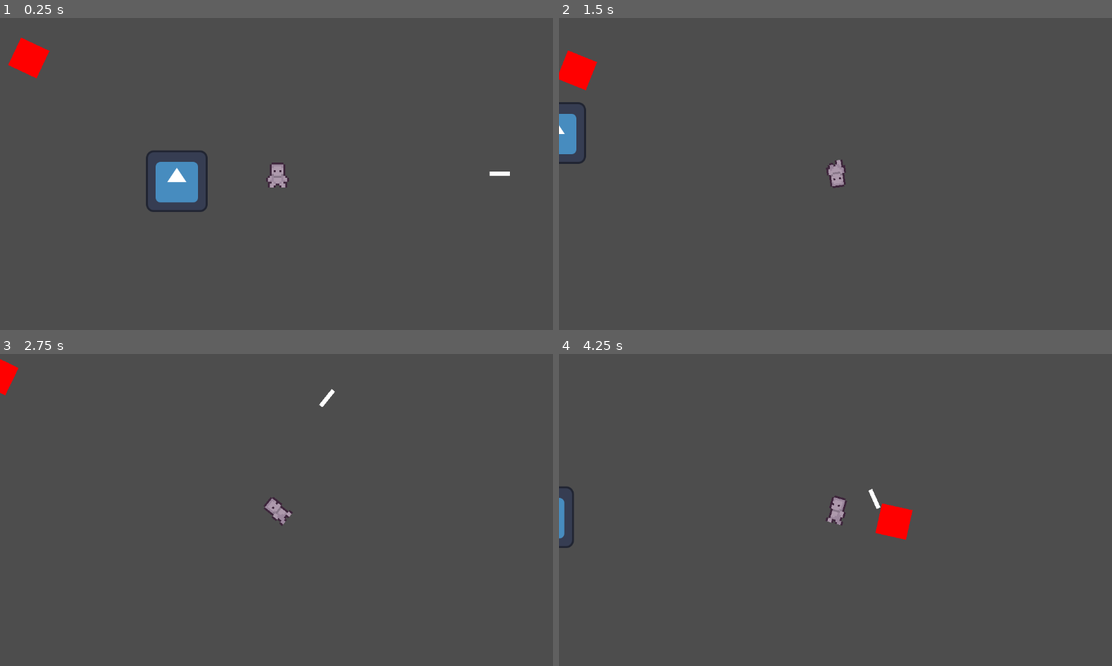
Above: before the commit, frames 1-4 (two rows, left to right).
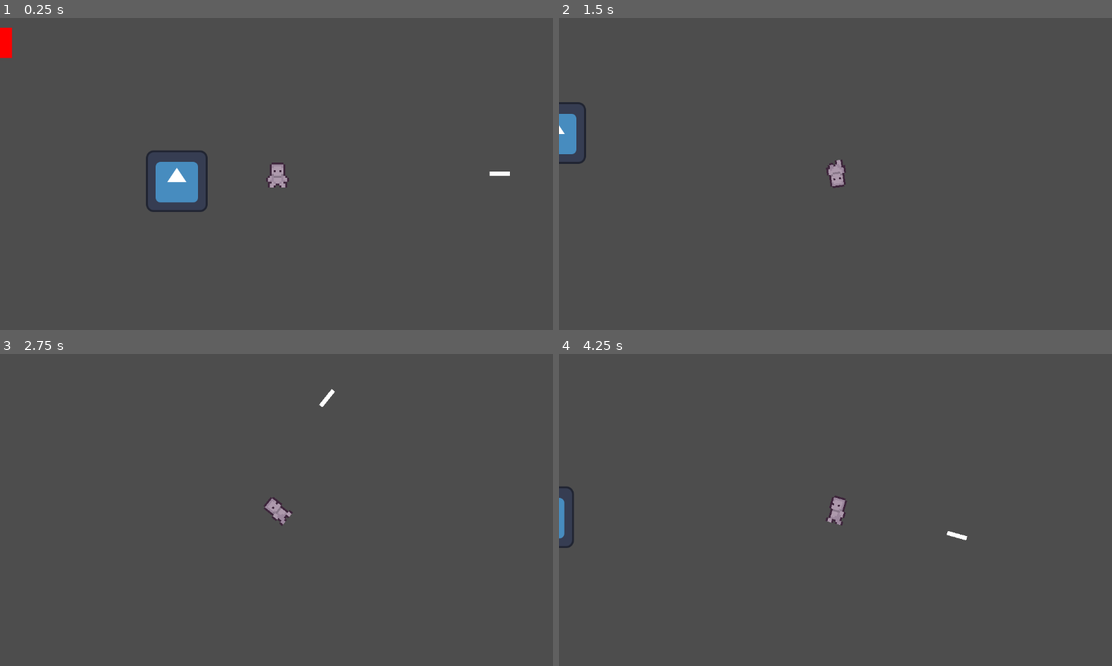
Above: after the commit, the same moments.

Repository: Ron-Sungcang/GameJam-2-2026
Game: Godot game, scene res://scenes/main.tscn
Same seed, same stepped clock (60 frames per second), same inputs: the game is played once before the commit and once after it. The engine's default icon, where the game draws it, is replaced by a stand-in: a white triangle on a blue panel in a dark square.
Inputs (mouse positions are in pixels of both pictures, inside the frame that each line leads up to):
- Up to frame 1 (0.25 s): no input
- Up to frame 2 (1.5 s): move the mouse to (957, 158) at 0.52 s; hold D (right) 0.53-1.28 s; move the mouse to (724, 189) at 1.27 s; hold S (down) from 1.28 s (still down)
- Up to frame 3 (2.75 s): move the mouse to (331, 441) at 2.02 s; release S (down) at 2.03 s; hold D (right) from 2.03 s (still down)
- Up to frame 4 (4.25 s): move the mouse to (807, 572) at 2.77 s; release D (right) at 2.78 s; hold W (up) 2.78-3.53 s; move the mouse to (1001, 556) at 3.52 s; hold A (left) from 3.53 s (still down)

The runs differ from the first frame. In frame 1, 0.8% of the frame differs, in the area x 0-10%, y 3-20%; in frame 2, 0.6%; in frame 3, 0.2%; in frame 4, 0.7%.

Commit message:
Enemy Ai now functional

Diff:
--- a/scenes/bullet.tscn
+++ b/scenes/bullet.tscn
@@ -6,6 +6,8 @@
 size = Vector2(46, 10)
 
 [node name="Bullet" type="RigidBody2D" groups=["bullets"]]
+collision_layer = 4
+collision_mask = 10
 gravity_scale = 0.0
 
 [node name="CollisionShape2D" type="CollisionShape2D" parent="."]
--- a/scenes/feet_1.tscn
+++ b/scenes/feet_1.tscn
@@ -9,13 +9,20 @@
 [sub_resource type="RectangleShape2D" id="RectangleShape2D_dpvwl"]
 size = Vector2(72, 70)
 
+[sub_resource type="CircleShape2D" id="CircleShape2D_5gpdh"]
+radius = 204.53362
+
 [node name="feet1" type="CharacterBody2D"]
+collision_layer = 2
+collision_mask = 12
 script = ExtResource("1_5gpdh")
 
 [node name="CollisionShape2D" type="CollisionShape2D" parent="."]
 shape = SubResource("RectangleShape2D_hfk3e")
 
 [node name="Area2D" type="Area2D" parent="."]
+collision_layer = 2
+collision_mask = 12
 
 [node name="CollisionShape2D" type="CollisionShape2D" parent="Area2D"]
 position = Vector2(-1, 1)
@@ -27,4 +34,11 @@
 scale = Vector2(0.32500002, 0.315)
 texture = ExtResource("2_gsg4v")
 
+[node name="Sight" type="Area2D" parent="."]
+collision_layer = 0
+
+[node name="CollisionShape2D" type="CollisionShape2D" parent="Sight"]
+shape = SubResource("CircleShape2D_5gpdh")
+
 [connection signal="body_entered" from="Area2D" to="." method="_on_area_2d_body_entered"]
+[connection signal="body_entered" from="Sight" to="." method="_on_sight_body_entered"]
--- a/scenes/player.tscn
+++ b/scenes/player.tscn
@@ -124,8 +124,12 @@
 "speed": 5.0
 }]
 
+[sub_resource type="RectangleShape2D" id="RectangleShape2D_g2els"]
+size = Vector2(12.25, 13.5)
+
 [node name="Player" type="CharacterBody2D"]
 scale = Vector2(4, 4)
+collision_mask = 10
 script = ExtResource("1_g2els")
 
 [node name="AnimatedSprite2D" type="AnimatedSprite2D" parent="."]
@@ -134,4 +138,8 @@
 frame = 1
 frame_progress = 0.12753679
 
+[node name="CollisionShape2D" type="CollisionShape2D" parent="."]
+position = Vector2(0.125, 0.25)
+shape = SubResource("RectangleShape2D_g2els")
+
 [node name="Camera2D" type="Camera2D" parent="."]
--- a/scripts/enemy/feet_1.gd
+++ b/scripts/enemy/feet_1.gd
@@ -2,14 +2,24 @@
 
 const SPEED = 300.0
 
+var target = null
+
 func _physics_process(delta: float) -> void:
-	var player = get_parent().get_node("Player")
-	var direction = global_position.direction_to(player.global_position)
-	velocity = direction * SPEED
-	look_at(player.position)
-	move_and_slide()
+	if target != null:
+		var direction = global_position.direction_to(target.global_position)
+		velocity = direction * SPEED
+		look_at(target.global_position)
+		move_and_slide()
+	else:
+		velocity = Vector2.ZERO
 
 
 func _on_area_2d_body_entered(body: Node2D) -> void:
 	if body.is_in_group("bullets"):
 		print("Damage enemy")
+
+
+func _on_sight_body_entered(body: Node2D) -> void:
+	if body.name == "Player":
+		print("Player detecteds")
+		target = body
Not shown: 1 places in scenes/feet_1.tscn that only renumber resources
Not shown: 1 places in scenes/player.tscn that only renumber resources
